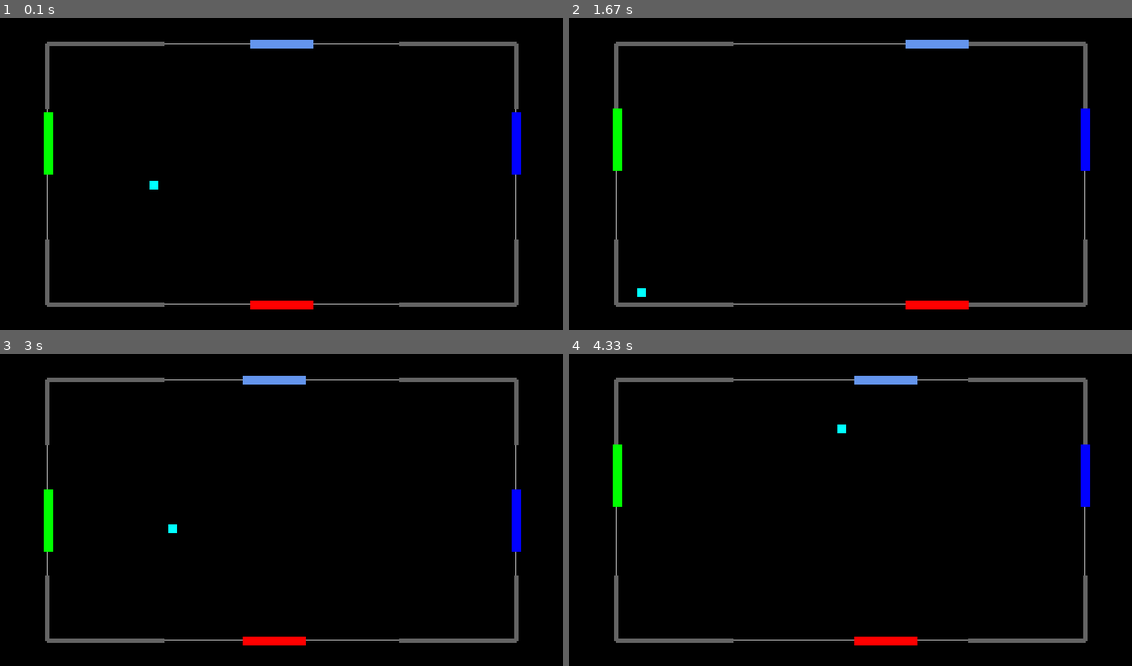
Above: before the commit, frames 1-4 (two rows, left to right).
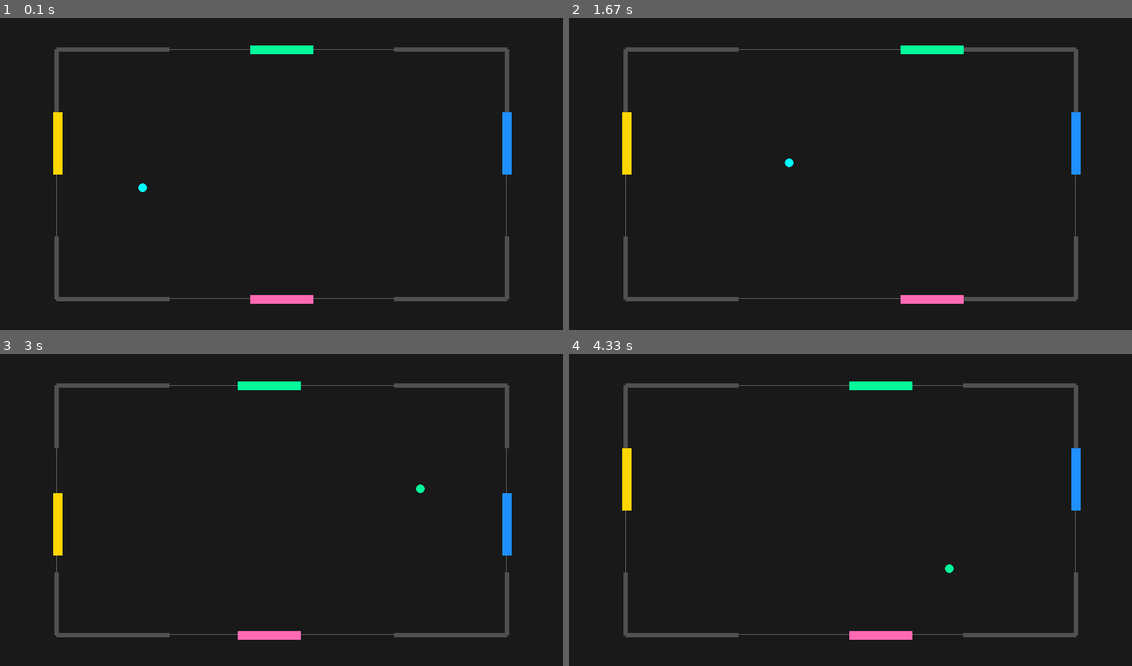
Above: after the commit, the same moments.

Repository: ranimonium/quadpong
Game: pygame game, started from proto4p.py
The game is run twice, just before and just after one commit, with the same random seed, the same clock (stepped at 60 frames per second) and the same inputs. The source is Python 2; it was converted automatically to run under Python 3.
Inputs (mouse positions are in pixels of both pictures, inside the frame that each line leads up to):
- Up to frame 1 (0.1 s): no input
- Up to frame 2 (1.67 s): tap S at 0.33 s; hold Right 0.67-1.13 s; hold D 0.67-1.13 s; move the mouse to (1030, 164) at 0.7 s; hold Up 1.17-1.47 s; hold W 1.17-1.47 s; move the mouse to (856, 195) at 1.2 s; hold Right from 1.5 s (still down); hold D from 1.5 s (still down); move the mouse to (715, 177) at 1.53 s
- Up to frame 3 (3 s): release Right at 1.97 s; release D at 1.97 s; hold Left 2-2.53 s; hold A 2-2.53 s; move the mouse to (337, 578) at 2.03 s; hold Down 2.57-2.87 s; hold S 2.57-2.87 s; move the mouse to (106, 581) at 2.6 s; hold Left from 2.9 s (still down); hold A from 2.9 s (still down); move the mouse to (365, 400) at 2.93 s
- Up to frame 4 (4.33 s): release Left at 3.3 s; release A at 3.3 s; hold Up 3.33-3.7 s; hold W 3.33-3.7 s; move the mouse to (1058, 619) at 3.37 s; hold Right from 3.73 s (still down); hold D from 3.73 s (still down); move the mouse to (918, 538) at 3.77 s

The runs differ from the first frame. In frame 1, 100% of the frame differs, in the area x 0-100%, y 0-100%; in frame 2, 100%; in frame 3, 100%; in frame 4, 100%.

Commit message:
new colors, yay

Diff:
--- a/elements.py
+++ b/elements.py
@@ -4,12 +4,22 @@
 # 	game Multiplayer Pong.
 
 #set up colors
+GOLD = (255, 215, 0)
+RED = (255, 0, 0)
+LIGHTCORAL = (240, 128, 128)
+HOTPINK = (255, 105, 180)
+GREEN = (0, 255, 0)
+SEAGREEN = (46, 139, 87)
+MEDIUMSPRINGGREEN = (0, 250, 154)
 AQUA = (0, 255, 255)
-RED = (255, 0, 0)
-GREEN = (0, 255, 0)
-BLUE = (0, 0, 255)
-CBLUE = (100, 149, 237)
+MEDIUMBLUE = (0, 0, 205)
+CORNFLOWERBLUE = (100, 149, 237)
+DODGERBLUE = (30, 144, 255)
+DIMGRAY = (105, 105, 105)
+DIMMERGRAY = (80, 80, 80)
+DIMMESTGRAY = (25, 25, 25)
 BLACK = (0, 0, 0)
+WHITE = (255, 255, 255)
 
 #set up directions = (dx, dy)
 NONE = (0, 0)
--- a/proto4p.py
+++ b/proto4p.py
@@ -22,8 +22,8 @@
 FPS = 200 #Frames Per Second
 
 # set up arena's "dimensions"
-arenaTOP = WINDOWHEIGHT/12
-arenaLEFT = WINDOWWIDTH/12
+arenaTOP = WINDOWHEIGHT/10
+arenaLEFT = WINDOWWIDTH/10
 arenaWIDTH = WINDOWWIDTH - arenaLEFT*2
 arenaHEIGHT = WINDOWHEIGHT - arenaTOP*2
 
@@ -45,7 +45,7 @@
 NUM_PLAYERS = 4
 
 paddleWIDTH, paddleHEIGHT = 14, 100
-pcolors = [e.CBLUE, e.RED, e.GREEN, e.BLUE]
+pcolors = [e.MEDIUMSPRINGGREEN, e.HOTPINK, e.GOLD, e.DODGERBLUE]
 pcoords = [
 		[(WINDOWWIDTH)/2 - paddleHEIGHT/2, arenaTOP], #player 0 top
 		[(WINDOWWIDTH)/2 - paddleHEIGHT/2, (arenaTOP+arenaHEIGHT)], #player 1 bottom
@@ -118,7 +118,7 @@
 
 
 #ball speed
-BSPEED = 1
+BSPEED = 2
 
 #paddle speed
 PSPEED = 2
@@ -127,19 +127,20 @@
 while True:
 
 	# paint background
-	windowSurface.fill(e.BLACK)
+	windowSurface.fill(e.DIMMESTGRAY)
 
 	# draw stage borders
-	pygame.draw.rect(windowSurface, (255, 255, 255), [arenaLEFT, arenaTOP, arenaWIDTH, arenaHEIGHT], 1)
+	pygame.draw.rect(windowSurface, e.DIMGRAY, [arenaLEFT, arenaTOP, arenaWIDTH, arenaHEIGHT], 1)
 	border_rects = []
 	# print borders.keys()
 	# print borders
 	for b in borders.values():
-		border_rects.append( pygame.draw.line(windowSurface, (100, 100, 100), b[0], b[1], paddleWIDTH/2) )
+		border_rects.append( pygame.draw.line(windowSurface, e.DIMMERGRAY, b[0], b[1], paddleWIDTH/2) )
 		# pygame.draw.line(windowSurface, (100, 100, 100), b[0], b[1], paddleWIDTH/2)
 
 	# draw the ball
-	ball_rect = pygame.draw.rect(windowSurface, ball.color, [ball.x, ball.y, ballWIDTH, ballHEIGHT])
+	ball_rect = pygame.draw.circle(windowSurface, ball.color, (ball.x, ball.y), ballWIDTH/2)
+	# ball_rect = pygame.draw.rect(windowSurface, ball.color, [ball.x, ball.y, ballWIDTH, ballHEIGHT])
 
 	# draw the paddles
 	paddle_rects = []
@@ -209,5 +210,7 @@
 
 	# window not drawn onto the actual screen unless this is called
 	pygame.display.update()
+
+
 	# parang time.sleep pero frames per second
 	clock.tick(FPS)
